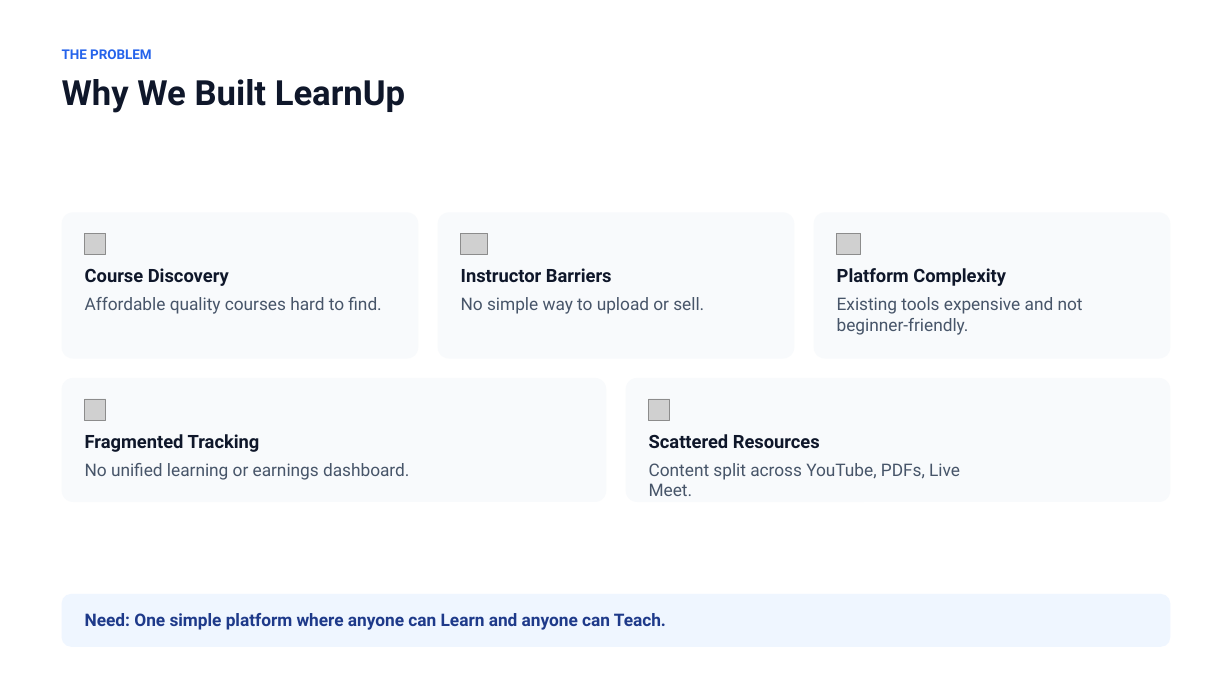
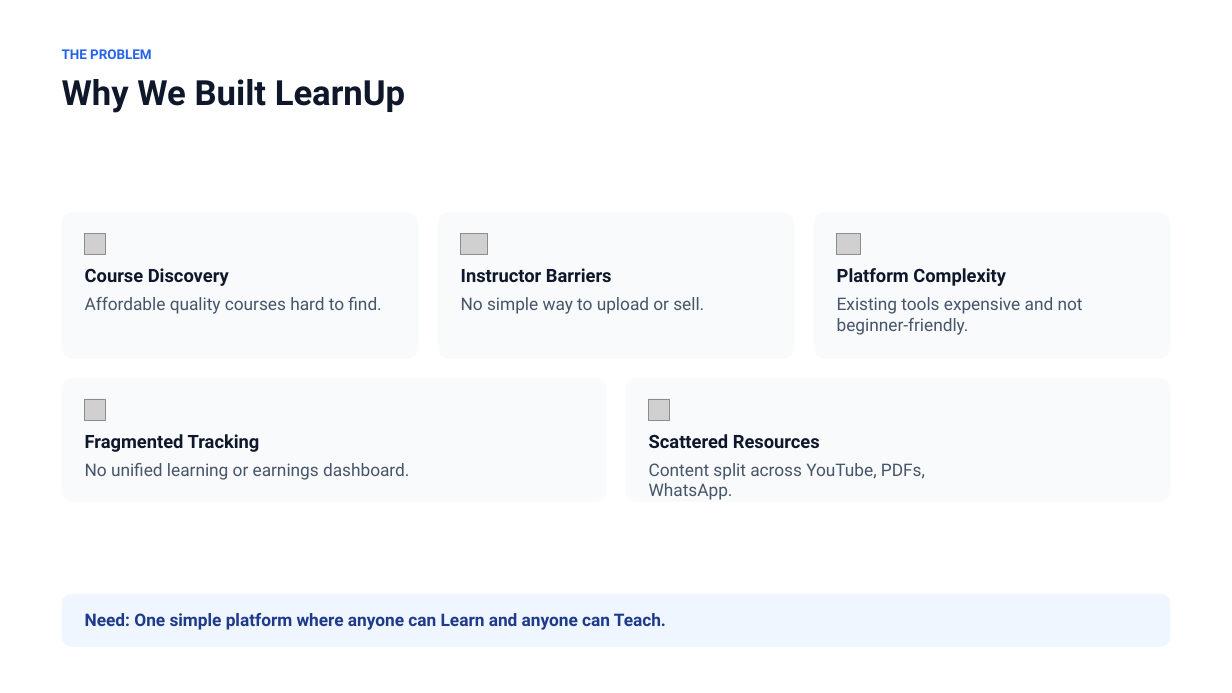
Before and after one commit to KodaliSuchitraKamala/LearnUp, a slide deck: slide 2 of Learnup.pptx. Drawn at 1232x693 pixels with LibreOffice and Linux fonts; fonts in the diff are those of the drawing; grey boxes stand for pictures. Boxes give left, top, right and bottom in pixels: in the first picture for what was removed or moved away, otherwise in the second. Text is boxed around its words. In the diff, an @@ line names an element or a change of style, - is before the commit and + after.

```diff
--- a/Learnup.pptx
+++ b/Learnup.pptx
@@ text at (649, 463, 925, 500): text changed @@
-Content split across YouTube, PDFs, Live Meet.
+Content split across YouTube, PDFs, WhatsApp.
```
Also in this commit, not shown: 1 other slide changed, 1 slide removed, 2 other files.
